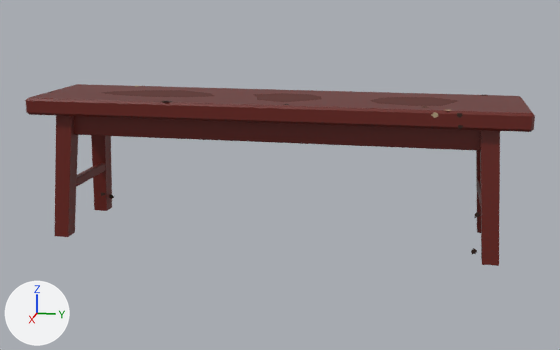
Renders of the glTF model LIMINAL V13/data/models/bench_vermilion.glb from each side of a commit.
Camera for both pictures: a camera (50 mm lens) standing at (2.502, 0.514, 0.831) and looking at (0.004, 0.015, 0.206). The axes (+X, +Y, +Z) are drawn at lower left. The lights are the same throughout. The first picture is the older version. Vertices at exactly the same position are counted once.

Objects in the first picture: 'teil0', 'teil1' and 1 more.
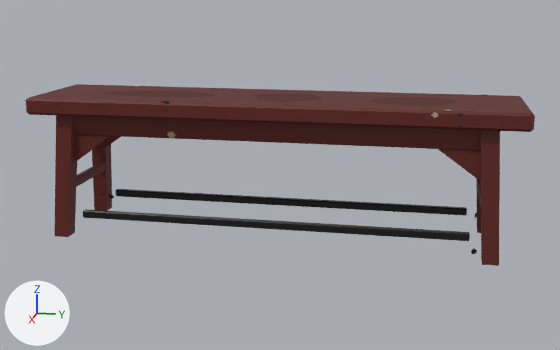
What differs and where, as boxes [x1, y1, x2, y2] in the pictures (560 x 350 px):
'teil6', added (black)
    after: [83, 189, 470, 241]
part 1 of me_teil0, added
    after: [74, 135, 481, 181]
part 2 of me_teil0, edited (looks the same)
    both: [25, 84, 535, 266]

The change in detail:
Material 'look=paint r=1.05 #zinnober' (mat_look_paint_r_1_05__zinnober) is new.
Its base color is (0.107, 0.00854, 0.00394) (dark red #5c170d).
Its roughness is 0.6.
Material 'look=paint r=0.6 #lack_schwarz' (mat_look_paint_r_0_6__lack_schwarz) is new.
Its base color is (0.0035, 0.00271, 0.00232) (black #0b0908).
Its roughness is 0.4.
me_teil0 is used by ob_teil0; location (0.0, 0.0, 0.0).
Verts and faces of me_teil0; kept vertices keep their numbers, new ones are numbered from 152.
me_teil0 had 152 vertices, 268 faces and spanned x -0.19..0.19, y -0.8..0.8, z 0.0..0.47.
me_teil0 now has 176 vertices, 276 faces and spans x -0.19..0.19, y -0.8..0.8, z 0.0..0.47.
Part 1, on me_teil0:
New vertex 152 is at (-0.12, 0.53, 0.34).
New vertex 153 is at (-0.14, -0.67, 0.34).
New vertex 154 is at (-0.12, -0.67, 0.34).
New vertex 155 is at (-0.14, 0.53, 0.34).
New vertex 156 is at (0.14, 0.53, 0.34), pixel (437, 149).
New vertex 157 is at (0.12, -0.67, 0.34).
New vertex 158 is at (0.14, -0.67, 0.34).
New vertex 159 is at (0.12, 0.53, 0.34).
New vertices 160 to 167 stand at vertices 152 to 159, in that order, plus (0.0, 0.14, 0.0).
New vertices 168 to 175 stand at vertices 153, 154, 157, 158, 160, 163, 164, 167, in that order, plus (0.0, 0.0, -0.09).
New faces: (159, 167, 175), (152, 172, 160), (153, 161, 168), (154, 169, 162), (155, 163, 173), (158, 171, 166).
New faces: (156, 174, 164), (157, 165, 170).
me_teil0 part 2: 268 faces spanning x -0.19..0.19, y -0.8..0.8, z 0.0..0.47 switch from mat_look_paint_r_0_8__zinnober (dark red #66190f) to mat_look_paint_r_1_05__zinnober (dark red #5c170d).
Mesh me_teil6 is new.
It has 48 vertices, 88 faces and spans x -0.15..0.15, y -0.64..0.64, z 0.06..0.085.
It uses material mat_look_paint_r_0_6__lack_schwarz (black #0b0908).
Object 'teil6' (ob_teil6) is new; it shows me_teil6.
Its location is (0.0, 0.0, 0.0).
